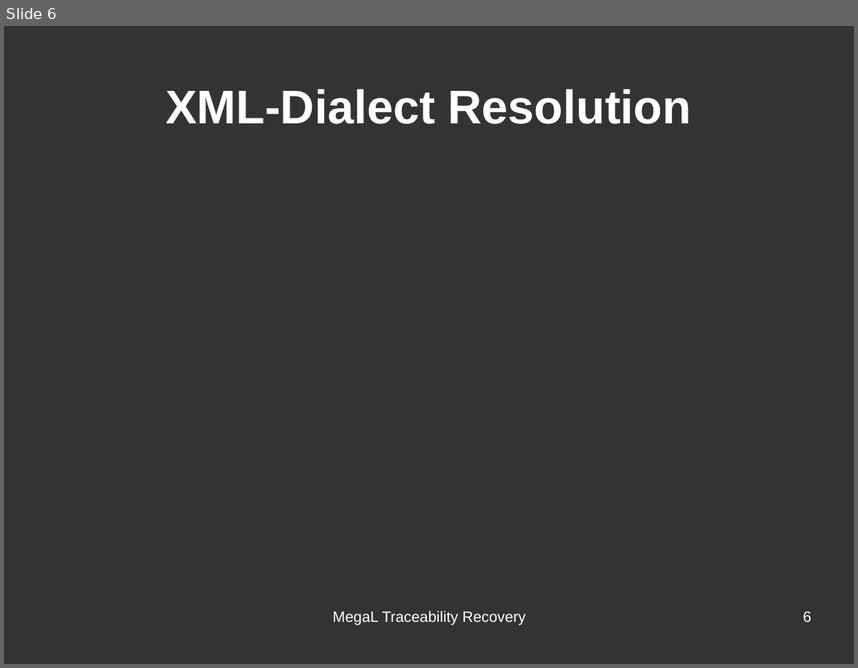
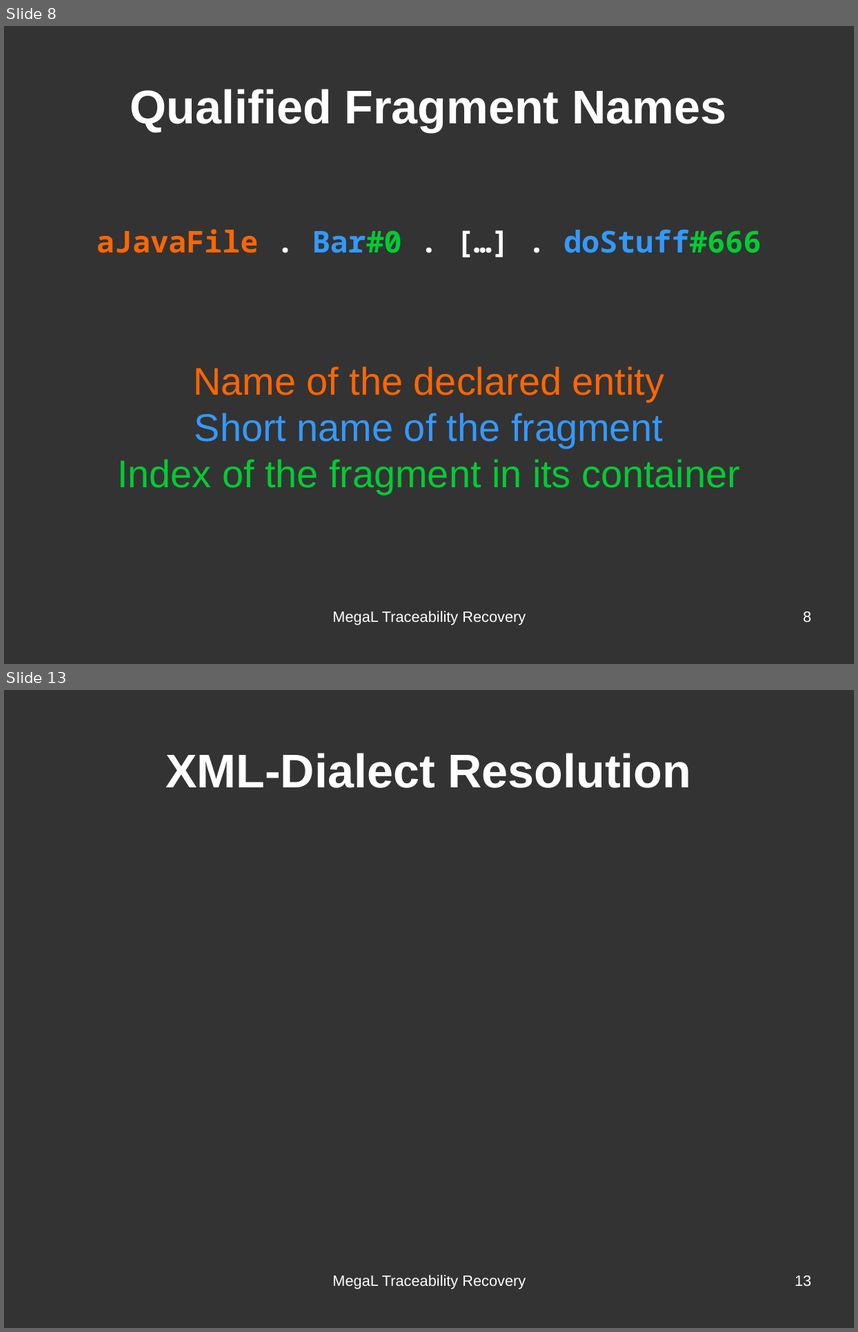
Before and after one commit to hayasam/megal-tr, a slide deck: slides/meeting-2016-06-28/meeting-2016-06-28.odp. Shown one above the other, each under a label of ours: slide 6 before the commit, slides 8 and 13 after it; the slides between them are not shown. The pictures are 858x668 and 858x1332 pixels, drawn with LibreOffice and Linux fonts; fonts in the diff are those of the drawing. Boxes give left, top, right and bottom in pixels: in the first picture for what was removed or moved away, otherwise in the second. Text is boxed around its words. In the diff, an @@ line names an element or a change of style, - is before the commit and + after.

```diff
--- a/slides/meeting-2016-06-28/meeting-2016-06-28.odp
+++ b/slides/meeting-2016-06-28/meeting-2016-06-28.odp
@@ slide 8 added at box(4, 26, 854, 664), background #333333 @@
@@ title added at box(130, 89, 726, 132), 44 pt, text #FFFFFF, bold @@
+Qualified Fragment Names
@@ text added at box(96, 229, 761, 253), 28 pt, text #3399FF, bold @@
+aJavaFile . Bar#0 . […] . doStuff#666
@@ text added at box(117, 366, 740, 494), 36 pt, text #00CC33 @@
+Name of the declared entity
+Short name of the fragment
+Index of the fragment in its container
@@ text added at box(332, 610, 526, 625), 14 pt, text #FFFFFF @@
+MegaL Traceability Recovery
@@ page number added at box(803, 611, 811, 621), 14 pt, text #FFFFFF @@
+8
@@ what was slide 6 is now slide 13 @@
@@ page number at box(795, 1275, 811, 1285): text changed @@
-6
+13
```
Also in this commit, not shown: 6 slides changed, 6 other slides added, 12 other files.
